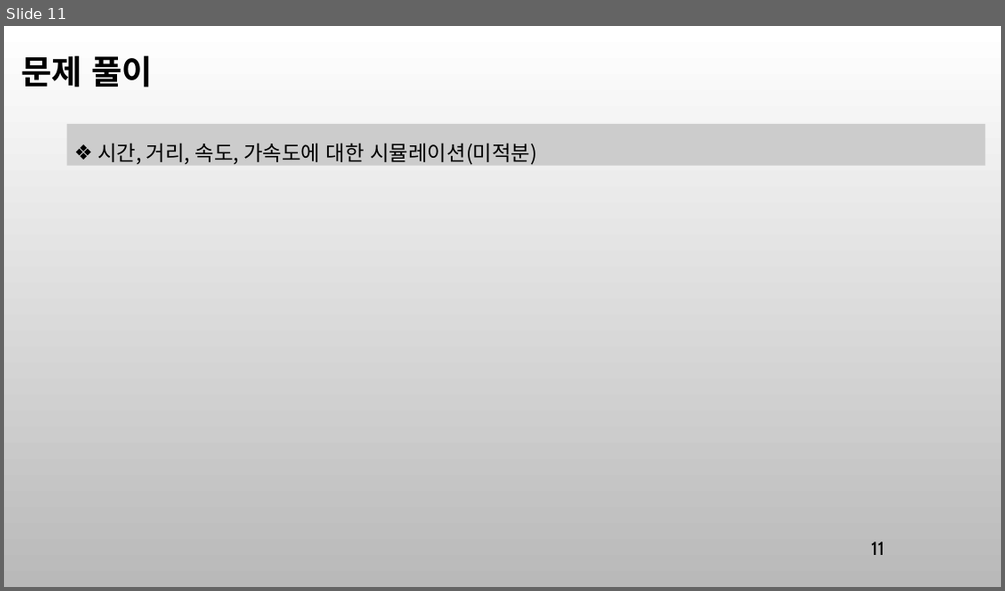
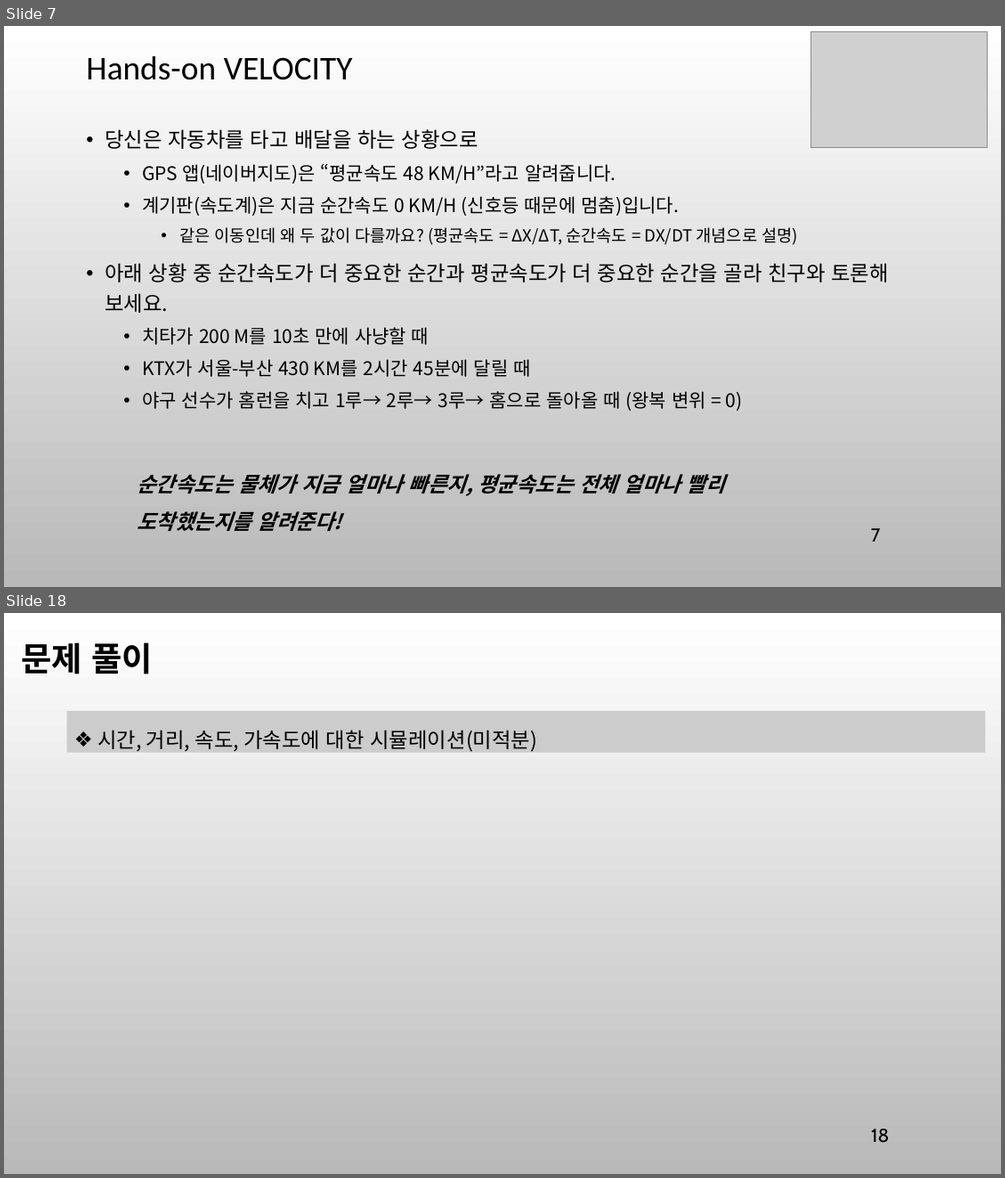
Before and after one commit to ancestor9/mathematics-for-machine-learning, a slide deck: 8_Modeling & Simulation.pptx. Shown one above the other, each under a label of ours: slide 11 before the commit, slides 7 and 18 after it; the slides between them are not shown. The pictures are 1005x591 and 1005x1178 pixels, drawn with LibreOffice and Linux fonts; fonts in the diff are those of the drawing; grey boxes stand for pictures; background and template pictures are left out. Boxes give left, top, right and bottom in pixels: in the first picture for what was removed or moved away, otherwise in the second. Text is boxed around its words. In the diff, an @@ line names an element or a change of style, - is before the commit and + after.

```diff
--- a/8_Modeling & Simulation.pptx
+++ b/8_Modeling & Simulation.pptx
@@ slide 7 added at box(4, 26, 1001, 587), background picture (left out) @@
@@ picture added at box(811, 31, 987, 148) @@
@@ title added at box(86, 56, 353, 80), 32 pt, text #000000 @@
+Hands-on VELOCITY
@@ text added at box(105, 129, 888, 410), 18 pt, text #000000 @@
+• 당신은 자동차를 타고 배달을 하는 상황으로
+  • GPS 앱(네이버지도)은 “평균속도 48 KM/H”라고 알려줍니다.
+  • 계기판(속도계)은 지금 순간속도 0 KM/H (신호등 때문에 멈춤)입니다.
+    • 같은 이동인데 왜 두 값이 다를까요? (평균속도 = ΔX/ΔT, 순간속도 = DX/DT 개념으로 설명)
+• 아래 상황 중 순간속도가 더 중요한 순간과 평균속도가 더 중요한 순간을 골라 친구와 토론해 보세요.
+  • 치타가 200 M를 10초 만에 사냥할 때
+  • KTX가 서울-부산 430 KM를 2시간 45분에 달릴 때
+  • 야구 선수가 홈런을 치고 1루→ 2루→ 3루→ 홈으로 돌아올 때 (왕복 변위 = 0)
@@ text added at box(137, 474, 725, 531), 20 pt, text #000000, bold, italic @@
+순간속도는 물체가 지금 얼마나 빠른지, 평균속도는 전체 얼마나 빨리 도착했는지를 알려준다!
@@ page number added at box(871, 528, 881, 541), 18 pt, text #000000 @@
+7
@@ what was slide 11 is now slide 18 @@
@@ page number at box(871, 1128, 889, 1143): text changed @@
-11
+18
```
Also in this commit, not shown: 10 slides changed, 7 other slides added, 1 slide removed.
